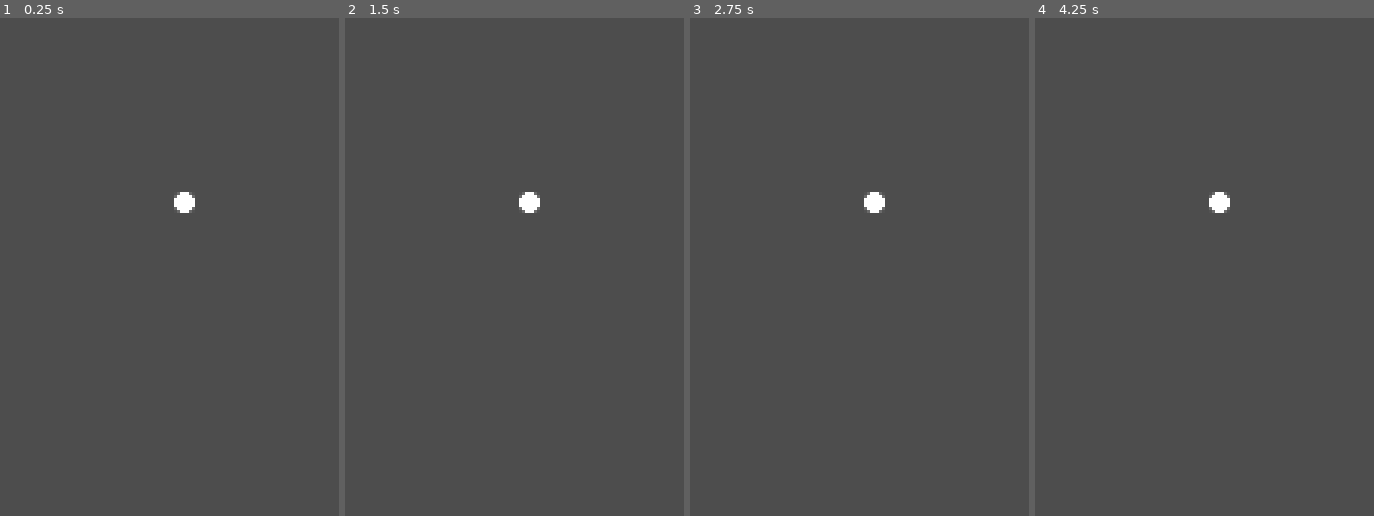
Above: before the commit, frames 1-4 (left to right).
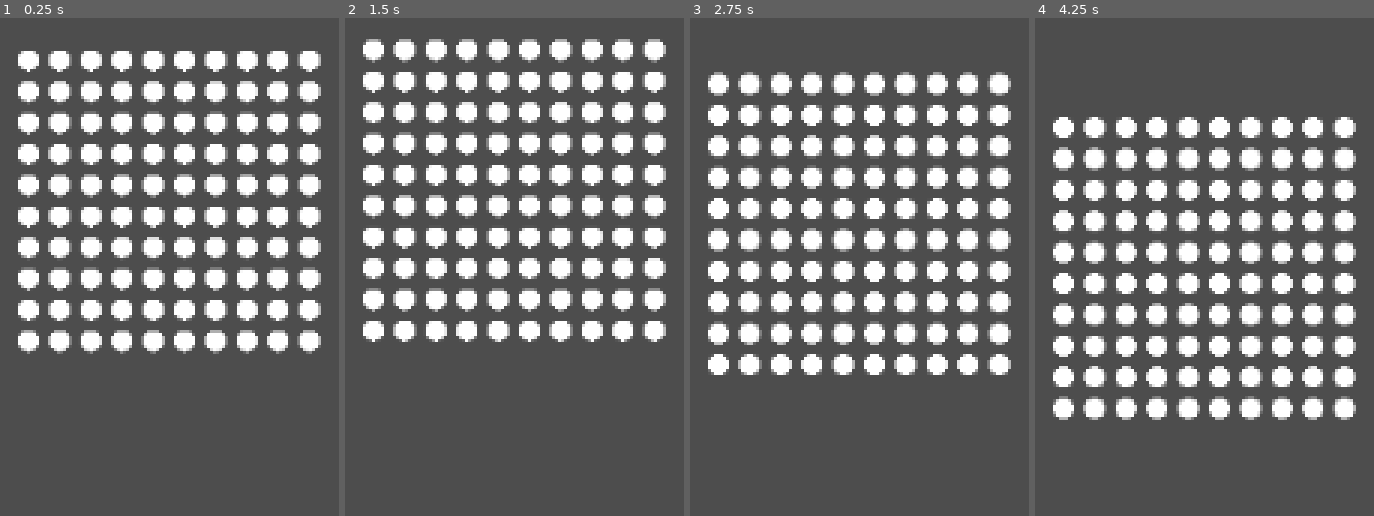
Above: after the commit, the same moments.

Repository: mark00vka/fluid-simulation
Game: Godot game, scene res://main.tscn
Same seed, same stepped clock (60 frames per second), same inputs: the game is played once before the commit and once after it.
Inputs:
- Up to frame 1 (0.25 s): no input
- Up to frame 2 (1.5 s): tap Enter at 0.5 s; tap R at 0.6, 1.35 s
- Up to frame 3 (2.75 s): tap T at 2.1 s; tap R at 2.3 s
- Up to frame 4 (4.25 s): tap R at 2.85, 3.6 s

The runs differ from the first frame. In frame 1, 24% of the frame differs, in the area x 5-95%, y 6-68%; in frame 2, 24%; in frame 3, 24%; in frame 4, 24%, in the area x 5-95%, y 19-81%.

Commit message:
add boundaries

Diff:
--- a/main.gd
+++ b/main.gd
@@ -7,27 +7,29 @@
 @export var particle_radius : float = 5.0
 @export var separation : float = 5.0
 @export var gravity : float = 200
-@export var damping : float = 0.5
+@export var damping : float = 1.0
+
+@onready var viewport_size : Vector2i = DisplayServer.window_get_size()
 
 
 var particles : Array[Particle]
 
 
 var always_on_top = true
-@onready var viewport_size : Vector2i = DisplayServer.window_get_size()
 
 
 func _ready() -> void:
 	DisplayServer.window_set_flag(DisplayServer.WINDOW_FLAG_ALWAYS_ON_TOP, always_on_top)
+	Particle.simulation = self
 	for i in range(number_of_particles):
-		var x = (i % number_of_rows) * (particle_radius * 2 + separation)
-		var y = floor(i / number_of_rows) *  (particle_radius * 2 + separation)
+		var x = (i % number_of_rows - number_of_rows / 2) * (particle_radius * 2 + separation)
+		var y = floor(i / number_of_rows - (number_of_particles / number_of_rows / 2)) * (particle_radius * 2 + separation)
 		var pos := Vector2(x, y)
 		particles.append(Particle.new(pos, starting_velocity))
 
 
 func _process(delta: float) -> void:
-	for i in range(number_of_particles):
+	for i in range(particles.size()):
 		particles[i].update(delta)
 	queue_redraw()
 
@@ -43,25 +45,29 @@
 		DisplayServer.window_set_flag(DisplayServer.WINDOW_FLAG_ALWAYS_ON_TOP, always_on_top)
 		print("Always on top:", always_on_top)
 
+	if event is InputEventKey and event.pressed and event.keycode == KEY_R:
+		get_tree().reload_current_scene()
 
-class Particle extends Simulation:
-	var pos: Vector2
+
+class Particle:
+	var position: Vector2
 	var velocity: Vector2
+	static var simulation: Simulation
 
-	func _init(p, vel) -> void:
-		self.pos = p
+	func _init(pos, vel) -> void:
+		position = pos
 		velocity = vel
 
 	func update(delta : float):
-		velocity.y += gravity * delta
+		velocity.y += simulation.gravity * delta
 		position += velocity * delta
 		handle_collision()
 
 	func handle_collision():
-		if position.y > viewport_size.y / 2:
-			velocity.y = -velocity.y * damping
-			position.y = viewport_size.y / 2
+		if position.y > simulation.viewport_size.y / 2 - simulation.particle_radius:
+			velocity.y *= -1 * simulation.damping
+			position.y = simulation.viewport_size.y / 2 - simulation.particle_radius
 
-		if  position.y < -viewport_size.y / 2:
-			velocity.y = -velocity.y * damping
-			position.y = -viewport_size.y / 2
+		if  position.y < -simulation.viewport_size.y / 2 + simulation.particle_radius:
+			velocity.y *= -1 * simulation.damping
+			position.y = -simulation.viewport_size.y / 2 + simulation.particle_radius
